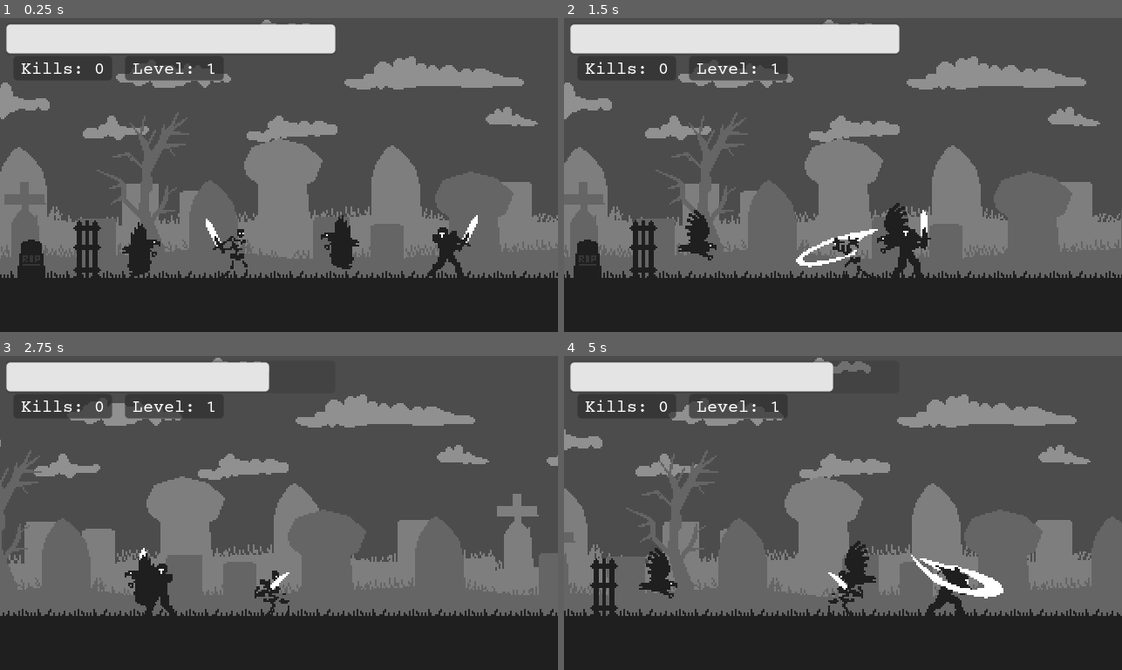
Above: before the commit, frames 1-4 (two rows, left to right).
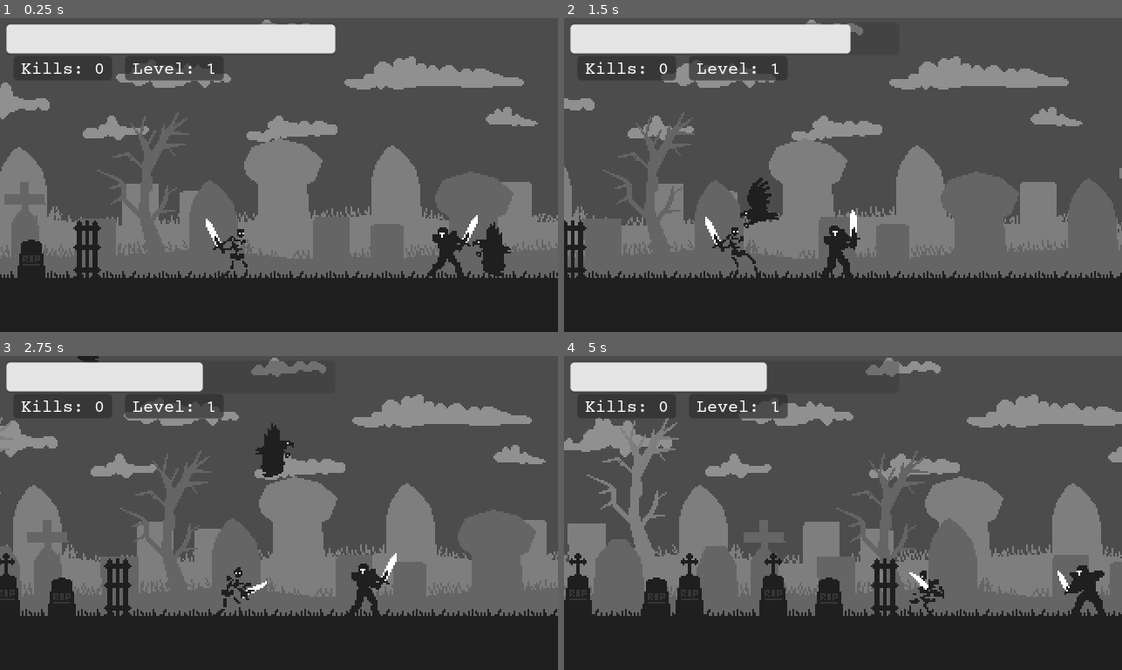
Above: after the commit, the same moments.

Repository: dw3nt/hb-grave-in-godot
Game: Godot game, scene res://Graveyard.tscn
Same seed, same stepped clock (60 frames per second), same inputs: the game is played once before the commit and once after it.
Inputs:
- Up to frame 1 (0.25 s): no input
- Up to frame 2 (1.5 s): hold D (move_right) 0.53-1.28 s; tap K (attack) at 0.6, 1.35 s; hold A (move_left) from 1.28 s (still down)
- Up to frame 3 (2.75 s): release A (move_left) at 2.03 s; hold D (move_right) from 2.03 s (still down); tap Space (roll) at 2.1 s; tap K (attack) at 2.3 s
- Up to frame 4 (5 s): tap K (attack) at 2.85, 3.6, 4.55 s; release D (move_right) at 3.53 s; hold A (move_left) from 3.53 s (still down); tap Space (roll) at 4.35 s

The runs differ from the first frame. In frame 1, 1.8% of the frame differs, in the area x 21-92%, y 62-83%; in frame 2, 27%; in frame 3, 30%; in frame 4, 34%, in the area x 0-100%, y 0-83%.
Error before the commit: Invalid call. Nonexistent function 'process_hit' in base 'KinematicBody2D (Crow.gd)'. (res://Hitbox.gd:9)

Commit message:
simplified crow states & enemey dodgeable

Diff:
--- a/Crow.gd
+++ b/Crow.gd
@@ -1,21 +1,19 @@
 extends KinematicBody2D
 
-enum State { CHASE }
+enum State { CHASE, EXIT }
 
-const MAX_MOVE_SPEED = 50
-const ACCELERATION = 10
+const MAX_MOVE_SPEED = 100
 
 var motion = Vector2()
+var isDodgeable = true
 var isFlipped = false
-var attacked = false
 var maxHp = 1
 var hp = maxHp
 var knockbackSpeed = 0
 var expScene = load("res://Experience.tscn")
-var expOrbs = 5
+var expOrbs = 3
 var expAmount = 1
 
-onready var state = State.CHASE
 onready var skeleton = get_tree().get_root().find_node("Skeleton", true, false)
 
 func _ready():
@@ -28,17 +26,19 @@
 	if dir < 0:
 		isFlipped = true
 		scale.x = -1
+		motion.x = -MAX_MOVE_SPEED
+	else:
+		motion.x = MAX_MOVE_SPEED
 
 
 func _physics_process(delta):
-	# may be a better way to tell enemies player doesn't exist (or is dead) cuz this seems like bad practice / inefficent
-	if skeleton == null:
-		state = State.IDLE
-
-	match state:
-		State.CHASE:
-			process_chase()
+	move_and_slide(motion)
 
 
-func process_chase():
+func process_hit(attacker, damage, knockback):
 	pass
+
+
+func _on_Hitbox_body_entered(body):
+	if body.get_name() == "Skeleton":
+		motion.y = -MAX_MOVE_SPEED
--- a/Crow.tscn
+++ b/Crow.tscn
@@ -53,4 +53,5 @@
 
 [node name="CollisionShape2D" type="CollisionShape2D" parent="Hitbox"]
 shape = SubResource( 3 )
-disabled = true
+
+[connection signal="body_entered" from="Hitbox" to="." method="_on_Hitbox_body_entered"]
--- a/Graveyard.tscn
+++ b/Graveyard.tscn
@@ -114,10 +114,10 @@
 position = Vector2( 236, 136 )
 
 [node name="Crow" parent="Enemies" instance=ExtResource( 9 )]
-position = Vector2( 48, 144 )
+position = Vector2( -168, 144 )
 
 [node name="Crow2" parent="Enemies" instance=ExtResource( 9 )]
-position = Vector2( 160, 140 )
+position = Vector2( 272, 144 )
 
 [node name="Experience" type="Node" parent="."]
 
--- a/Knight.gd
+++ b/Knight.gd
@@ -6,6 +6,7 @@
 const ACCELERATION = 10
 
 var motion = Vector2()
+var isDodgeable = false
 var isFlipped = false
 var inAttackRange = false
 var maxHp = 25
--- a/Knight.tscn
+++ b/Knight.tscn
@@ -1,10 +1,10 @@
 [gd_scene load_steps=14 format=2]
 
 [ext_resource path="res://Knight.gd" type="Script" id=1]
-[ext_resource path="res://assets/sprites/knight/s_knight_idle_strip3.png" type="Texture" id=2]
+[ext_resource path="res://assets/sprites/knight/s_knight_walk_strip4.png" type="Texture" id=2]
 [ext_resource path="res://assets/sprites/knight/s_knight_attack_strip12.png" type="Texture" id=3]
-[ext_resource path="res://assets/sprites/knight/s_knight_hitstun.png" type="Texture" id=4]
-[ext_resource path="res://assets/sprites/knight/s_knight_walk_strip4.png" type="Texture" id=5]
+[ext_resource path="res://assets/sprites/knight/s_knight_idle_strip3.png" type="Texture" id=4]
+[ext_resource path="res://assets/sprites/knight/s_knight_hitstun.png" type="Texture" id=5]
 [ext_resource path="res://Hitbox.tscn" type="PackedScene" id=6]
 
 [sub_resource type="Animation" id=1]
@@ -244,7 +244,7 @@
 
 [node name="Sprite" type="Sprite" parent="."]
 texture = ExtResource( 2 )
-hframes = 3
+hframes = 4
 
 [node name="Anim" type="AnimationPlayer" parent="."]
 autoplay = "idle"
--- a/Skeleton.gd
+++ b/Skeleton.gd
@@ -61,23 +61,23 @@
 
 
 func process_hit(attacker, damage, knockback):
-	print("Skeleton took " + str(damage) + " from " + attacker.name)
-	state = State.KNOCKBACK
-	if attacker.position.x > self.position.x:
-		knockbackSpeed = -knockback
-		if isFlipped:
-			isFlipped = false
-			scale.x = -1
-	else:
-		knockbackSpeed = knockback
-		if !isFlipped:
-			isFlipped = true
-			scale.x = -1
+	if !(attacker.isDodgeable && state == State.ROLL):
+		state = State.KNOCKBACK
+		if attacker.position.x > self.position.x:
+			knockbackSpeed = -knockback
+			if isFlipped:
+				isFlipped = false
+				scale.x = -1
+		else:
+			knockbackSpeed = knockback
+			if !isFlipped:
+				isFlipped = true
+				scale.x = -1
 
-	hp -= damage
-	emit_signal("hp_changed", hp, maxHp)
-	if hp <= 0:
-		queue_free()
+		hp -= damage
+		emit_signal("hp_changed", hp, maxHp)
+		if hp <= 0:
+			queue_free()
 
 
 func process_knockback():
Not shown: 3 places in Knight.tscn that only renumber resources
